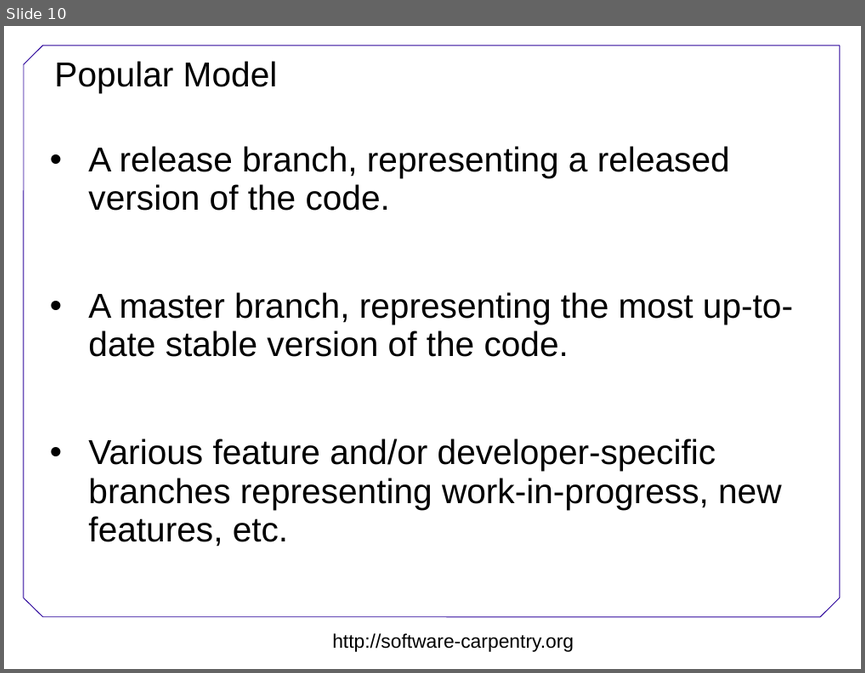
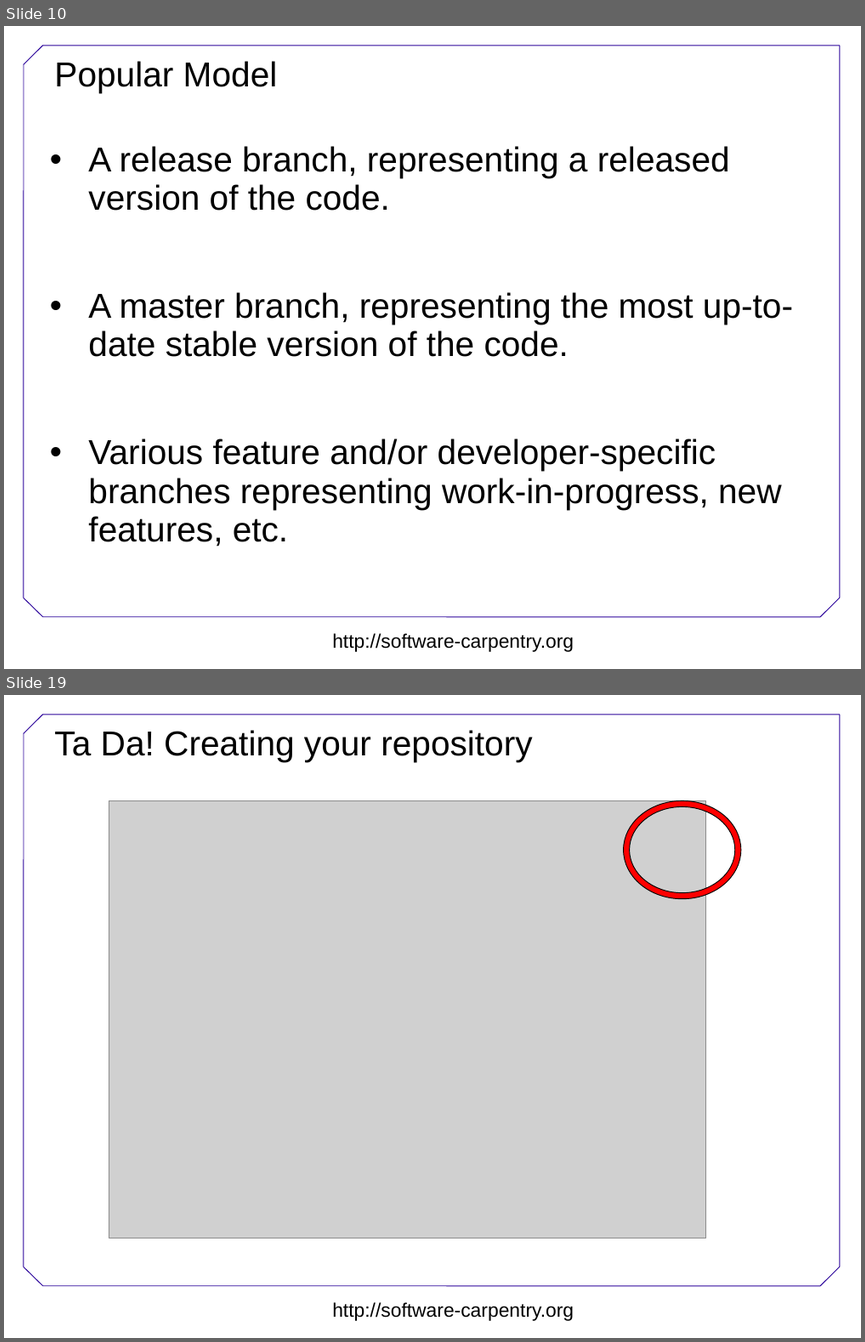
Before and after one commit to swcarpentry/DEPRECATED-boot-camps, a slide deck: version-control/Version-control.ppt. Shown one above the other, each under a label of ours: slide 10 before the commit, slides 10 and 19 after it; the slides between them are not shown. The pictures are 865x673 and 865x1342 pixels, drawn with LibreOffice and Linux fonts; fonts in the diff are those of the drawing; grey boxes stand for pictures; background and template pictures are left out. Boxes give left, top, right and bottom in pixels: in the first picture for what was removed or moved away, otherwise in the second. Text is boxed around its words. In the diff, an @@ line names an element or a change of style, - is before the commit and + after.

Commit message:
Added some images of setting up Bitbucket. Best to do live but there for back-up.

```diff
--- a/version-control/Version-control.ppt
+++ b/version-control/Version-control.ppt
@@ slide 19 added at (4, 695, 861, 1338), background #FFFFFF; not listed: 8 template elements that a slide beside it also shows @@
@@ title added at (54, 730, 532, 761), 32 pt, text #000000 @@
+Ta Da! Creating your repository
@@ picture added at (109, 800, 706, 1237) @@
@@ freeform shape added at (624, 800, 741, 899), fill #FF0000, outline #000000 0.74 pt @@
```
Also in this commit, not shown: 2 slides changed, 13 other slides added, 1 slide removed.
